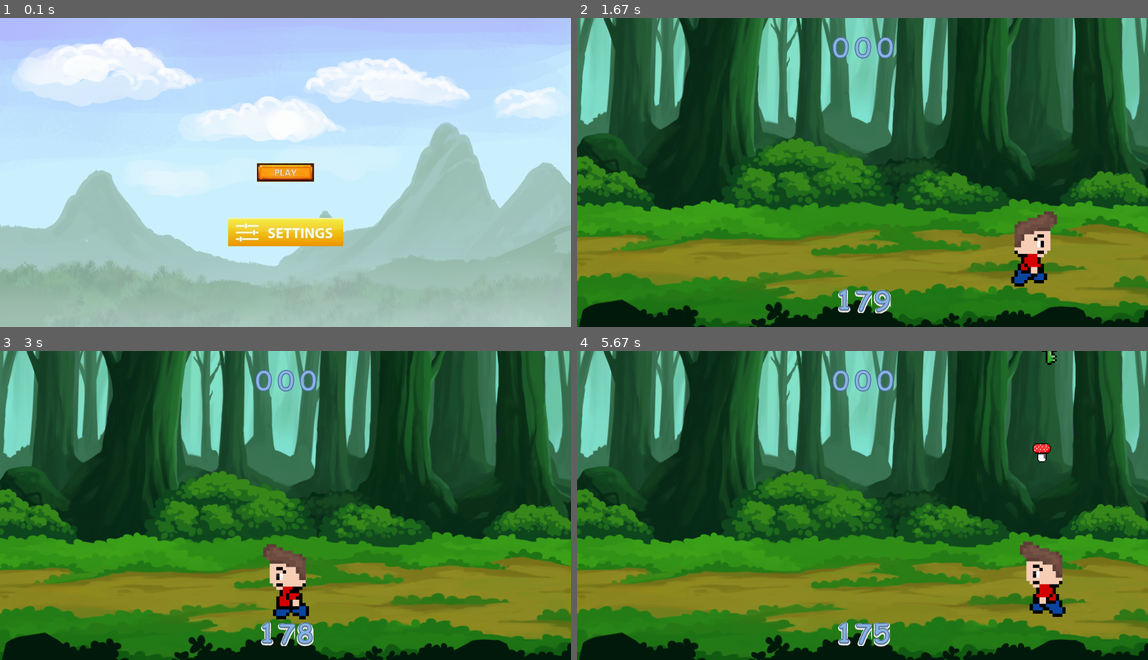
Above: before the commit, frames 1-4 (two rows, left to right).
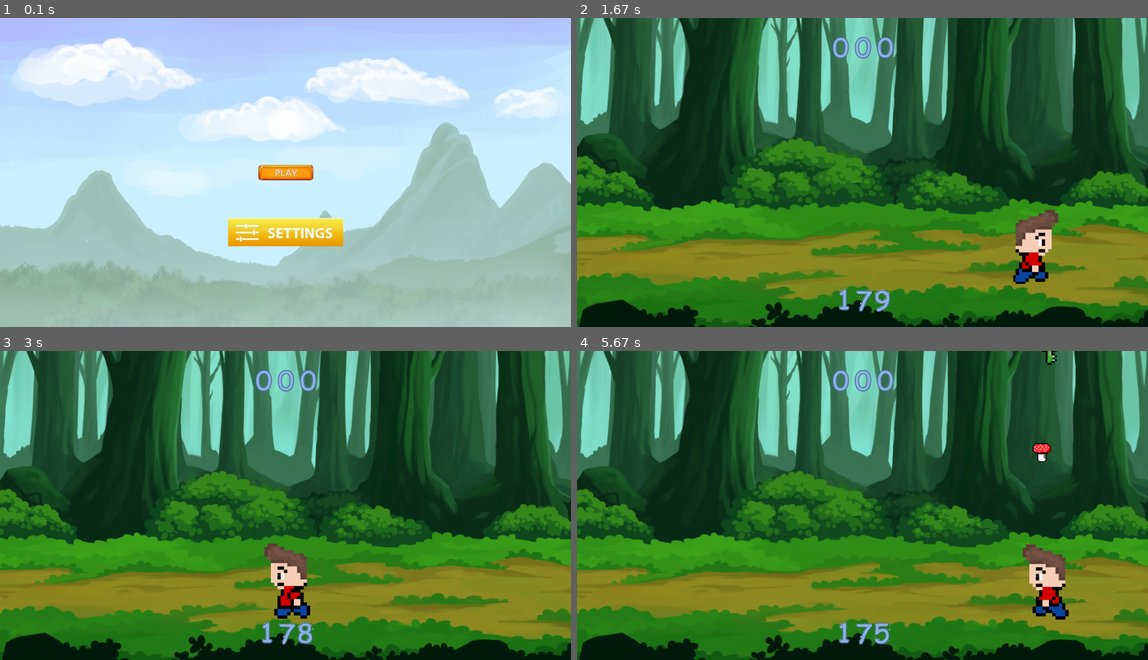
Above: after the commit, the same moments.

Repository: Wizhn/Pygame-DropGame
Game: pygame game, started from main.py
Same seed, same stepped clock (60 frames per second), same inputs: the game is played once before the commit and once after it.
Inputs (mouse positions are in pixels of both pictures, inside the frame that each line leads up to):
- Up to frame 1 (0.1 s): no input
- Up to frame 2 (1.67 s): click (862, 172) at 0.38 s; hold D 0.67-1.13 s; move the mouse to (868, 194) at 0.7 s
- Up to frame 3 (3 s): hold A 1.67-2.2 s; hold S 2.23-2.53 s; hold A 2.57-2.97 s
- Up to frame 4 (5.67 s): hold D 3-3.63 s; hold S 3.67-4.03 s; hold A 4.07-4.53 s; hold D 4.57-5.03 s; hold D 5.07-5.53 s; hold A from 5.57 s (still down)

The runs differ from the first frame. In frame 1, 0.3% of the frame differs, in the area x 45-55%, y 47-53%; in frame 2, 0.7%; in frame 3, 0.6%; in frame 4, 1.0%, in the area x 45-87%, y 61-96%.

Commit message:
updating pictures

Diff:
--- a/main.py
+++ b/main.py
@@ -189,7 +189,7 @@
         sprite_group.update()
         sprite_group.draw(screen)
         pygame.display.flip()
-        if 15 - (current_time - time_start) <= 0:
+        if 180 - (current_time - time_start) <= 0:
             global player_points
             player_points = player.points
             running = False
--- a/recourses.py
+++ b/recourses.py
@@ -58,3 +58,5 @@
 volume_buttons = [button_0, button_10, button_20, button_30, button_40, button_50, button_60, button_70, button_80,
                   button_90, button_100]
 point_value = [button_0, button_1, button_2, button_3, button_4, button_5, button_6, button_7, button_8, button_9]
+play_2_image.set_colorkey((255, 255, 255))
+play_3_image.set_colorkey((255, 255, 255))
Binary file changed: images/1.png
Binary file changed: images/2.png
Binary file changed: images/3.png
Binary file changed: images/4.png
Binary file changed: images/5.png
Binary file changed: images/6.png
Binary file changed: images/7.png
Binary file changed: images/8.png
Binary file changed: images/9.png
Binary file changed: images/back.png
Binary file changed: images/exit.jpg
Binary file changed: images/left_poze2.png
(and 8 more such lines)
